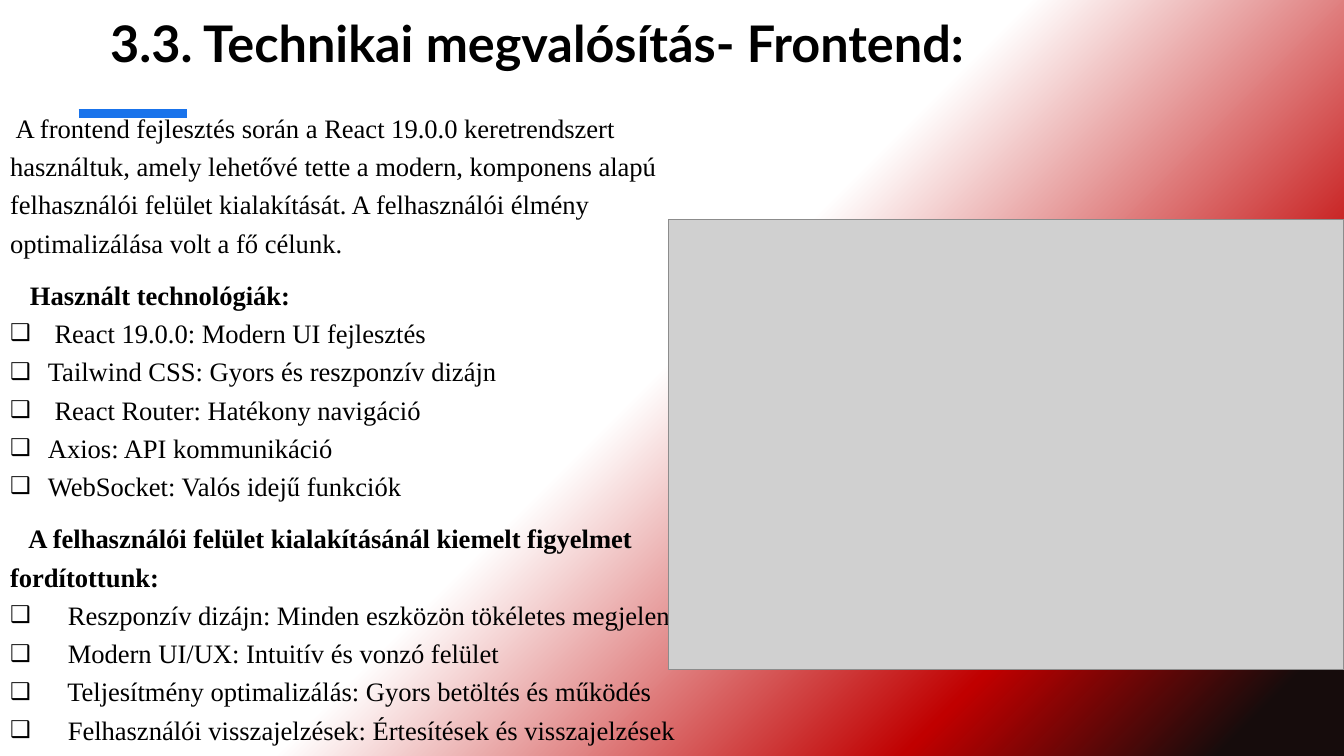
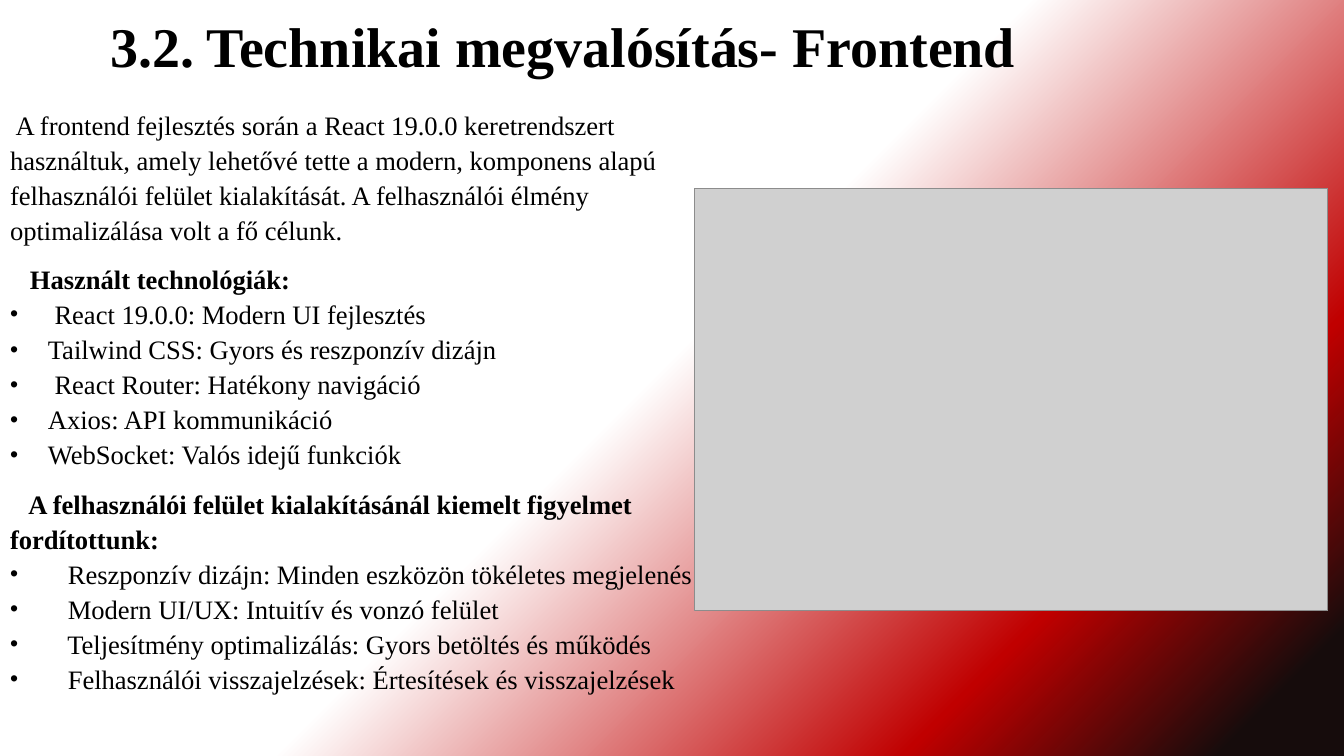
Before and after one commit to DerSandor/Tarskereso, a slide deck: slide 5 of FATAL LOVE.pptx. Drawn at 1344x756 pixels with LibreOffice and Linux fonts; fonts in the diff are those of the drawing; grey boxes stand for pictures. Boxes give left, top, right and bottom in pixels: in the first picture for what was removed or moved away, otherwise in the second. Text is boxed around its words. In the diff, an @@ line names an element or a change of style, - is before the commit and + after.

```diff
--- a/FATAL LOVE.pptx
+++ b/FATAL LOVE.pptx
@@ title at (x1=110, y1=28, x2=1015, y2=78): text changed; size 36 to 40 pt; font Lato to Times New Roman @@
-3.3. Technikai megvalósítás- Frontend:
+3.2. Technikai megvalósítás- Frontend
@@ text "A frontend fejlesztés során a ..." at (x1=10, y1=116, x2=691, y2=695): line spacing 1.2 to 1.1; bullet ❑ to • @@
@@ line removed from (79, 114) to (187, 114) @@
@@ picture resized from (x1=668, y1=220, x2=1344, y2=670) to (x1=695, y1=189, x2=1329, y2=611) @@
```
Also in this commit, not shown: 13 other slides changed.
